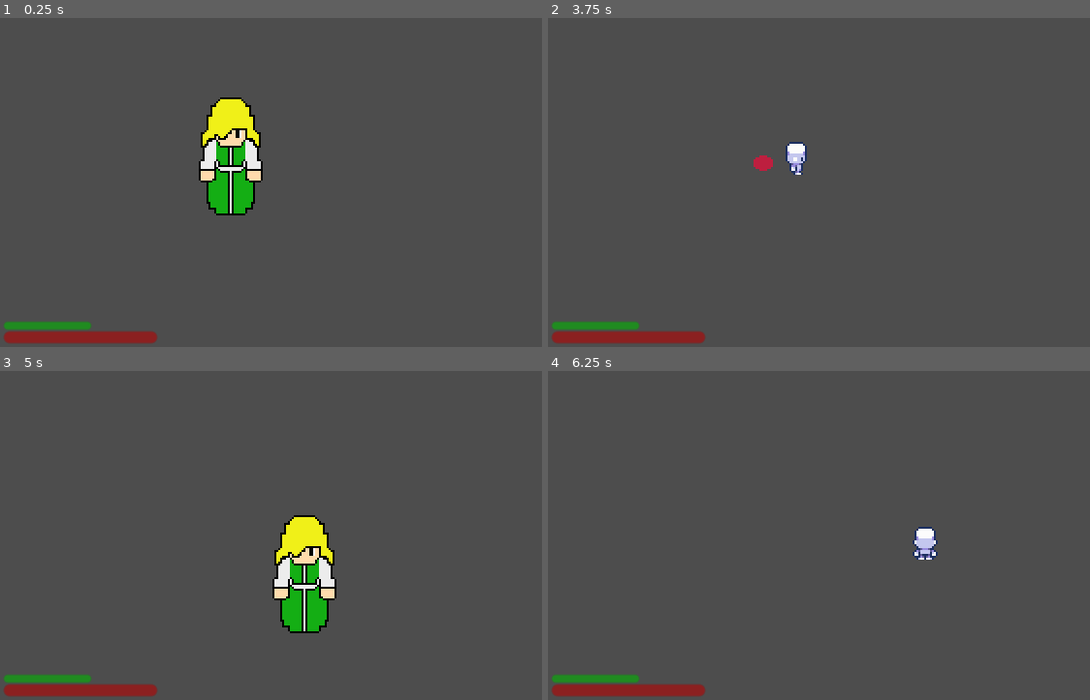
Above: before the commit, frames 1-4 (two rows, left to right).
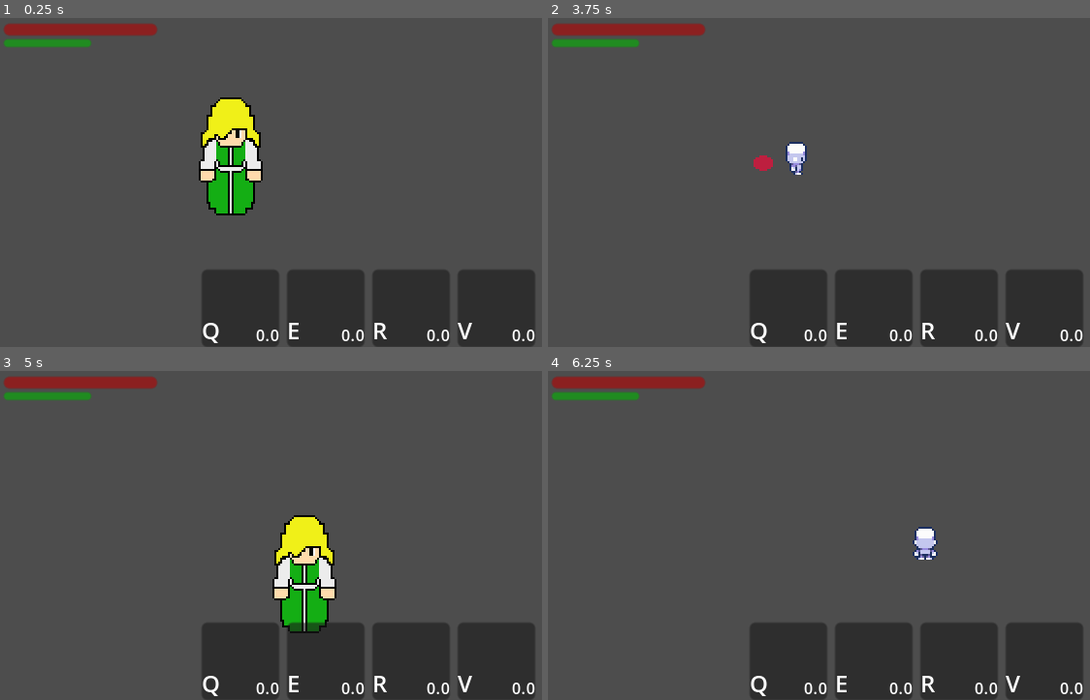
Above: after the commit, the same moments.

Repository: Z3BINI/fnac-project
Game: Godot game, scene res://scenes/levels/test_world.tscn
Two runs of this game, one before a commit and one after it. Both use one fixed random seed, a clock stepped at 60 frames per second and the inputs below. The project has no main scene, so this scene is started directly. The engine's default icon, where the game draws it, is replaced by a stand-in: a white triangle on a blue panel in a dark square.
Inputs (mouse positions are in pixels of both pictures, inside the frame that each line leads up to):
- Up to frame 1 (0.25 s): no input
- Up to frame 2 (3.75 s): click (786, 307) at 0.5 s, where only the run after the commit has a clickable "Q"; click (873, 307) at 1.25 s, where only the run after the commit has a clickable "E"; click (959, 307) at 2 s, where only the run after the commit has a clickable "R"; click (1046, 307) at 2.75 s, where only the run after the commit has a clickable "V"; tap Enter at 3.5 s; move the mouse to (1079, 166) at 3.52 s; hold D (move_right) from 3.53 s (still down); tap Q (ability_1) at 3.6 s
- Up to frame 3 (5 s): move the mouse to (222, 551) at 4.27 s; release D (move_right) at 4.28 s; hold S (move_down) from 4.28 s (still down); tap E (ability_2) at 4.35 s
- Up to frame 4 (6.25 s): move the mouse to (992, 463) at 5.02 s; release S (move_down) at 5.03 s; hold D (move_right) 5.03-5.78 s; tap R (ability_3) at 5.1 s; move the mouse to (878, 601) at 5.77 s; hold W (move_up) from 5.78 s (still down); tap F (ability_4) at 5.85 s

The runs differ from the first frame. In frame 1, 15% of the frame differs, in the area x 0-99%, y 1-100%; in frame 2, 15%; in frame 3, 15%; in frame 4, 15%.
Error after the commit: Invalid access to property or key 'COOLDOWN' on a base object of type 'Node2D (basic_fire_ball.gd)'. (res://scripts/UI/spell_button.gd:17)

Commit message:
HUD now parents the spellbar

Diff:
--- a/scenes/UI/hud.tscn
+++ b/scenes/UI/hud.tscn
@@ -1,6 +1,7 @@
-[gd_scene load_steps=2 format=3 uid="uid://rbb8pw2fuduy"]
+[gd_scene load_steps=3 format=3 uid="uid://rbb8pw2fuduy"]
 
 [ext_resource type="Script" path="res://scripts/UI/hud.gd" id="1_0s0iu"]
+[ext_resource type="PackedScene" uid="uid://dos7j1y75fgto" path="res://scenes/UI/spell_bar.tscn" id="2_xbtl6"]
 
 [node name="HUD" type="CanvasLayer"]
 script = ExtResource("1_0s0iu")
@@ -11,9 +12,9 @@
 anchor_top = 1.0
 anchor_bottom = 1.0
 offset_left = 2.0
-offset_top = -8.0
+offset_top = -167.0
 offset_right = 81.0
-offset_bottom = -2.0
+offset_bottom = -161.0
 grow_vertical = 0
 show_percentage = false
 
@@ -23,8 +24,10 @@
 anchor_top = 1.0
 anchor_bottom = 1.0
 offset_left = 2.0
-offset_top = -13.0
+offset_top = -159.0
 offset_right = 47.0
-offset_bottom = -9.0
+offset_bottom = -155.0
 grow_vertical = 0
 show_percentage = false
+
+[node name="SpellBar" parent="." instance=ExtResource("2_xbtl6")]
